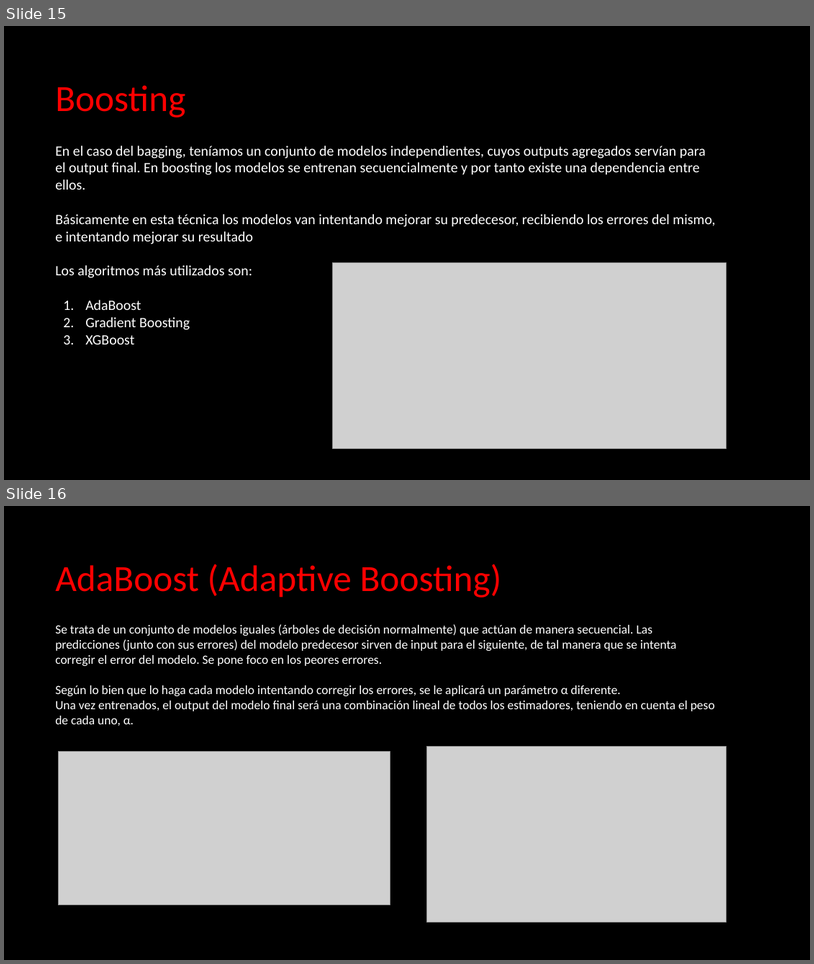
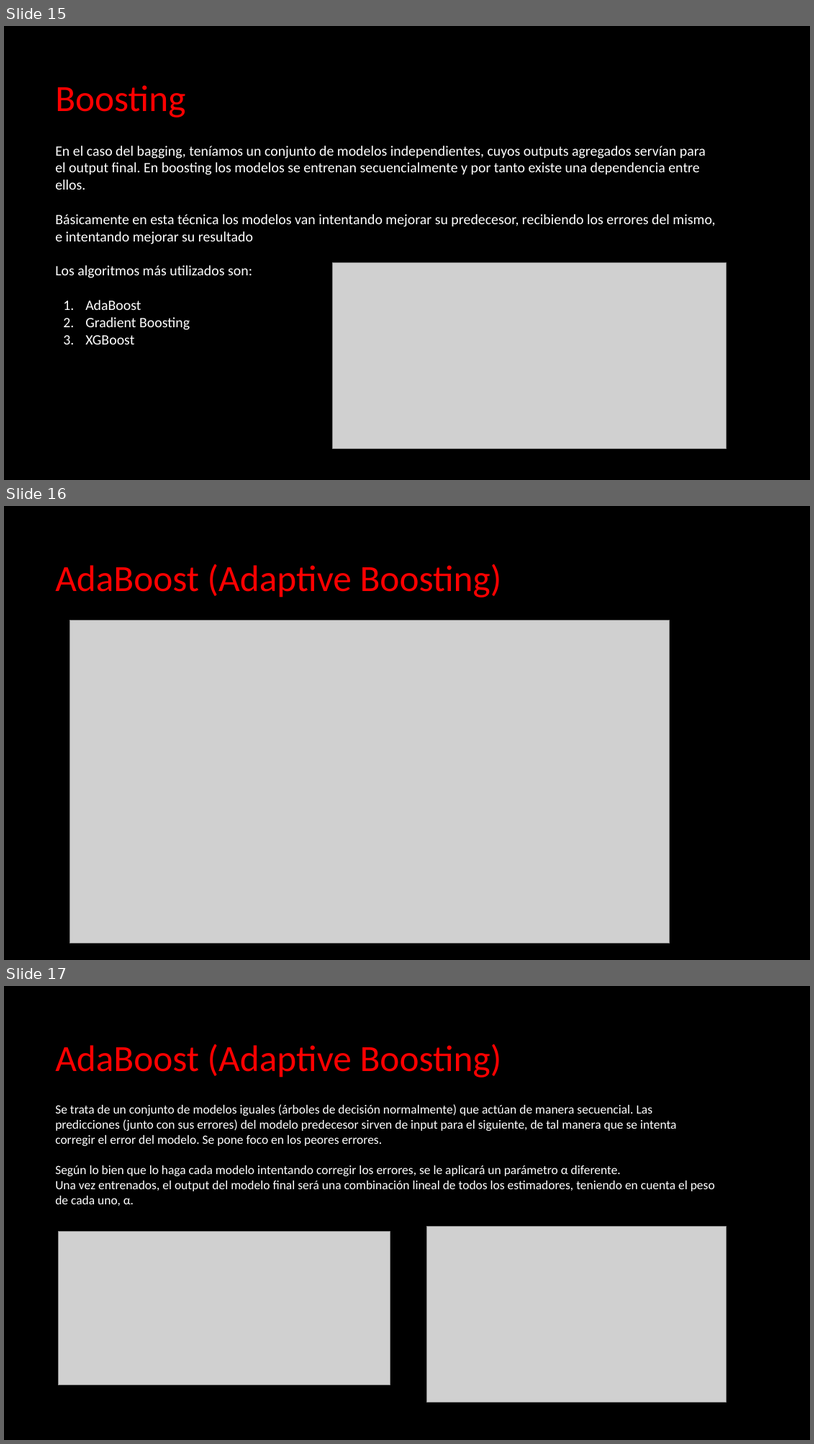
Before and after one commit to Jon3J/dsft2409_Jon_MachineLearning, a slide deck: 3-Machine_Learning/3-RegorClass/6-Ensembles/ML - Ensembling.pptx. Shown one above the other, each under a label of ours: slides 15 and 16 before the commit, slides 15, 16 and 17 after it. The pictures are 814x964 and 814x1444 pixels, drawn with LibreOffice and Linux fonts; fonts in the diff are those of the drawing; grey boxes stand for pictures. Boxes give left, top, right and bottom in pixels: in the first picture for what was removed or moved away, otherwise in the second. Text is boxed around its words. In the diff, an @@ line names an element or a change of style, - is before the commit and + after.

```diff
--- a/3-Machine_Learning/3-RegorClass/6-Ensembles/ML - Ensembling.pptx
+++ b/3-Machine_Learning/3-RegorClass/6-Ensembles/ML - Ensembling.pptx
@@ slide 16 added at <box>4,506,810,960</box>, background #000000 @@
@@ title added at <box>55,564,502,597</box>, 44 pt, text #FF0000 @@
+AdaBoost (Adaptive Boosting)
@@ picture added at <box>70,620,670,943</box> @@
@@ what was slide 16 is now slide 17 @@
```
Also in this commit, not shown: 1 slide changed, 1 other slide added, 1 slide removed, 4 other files.
